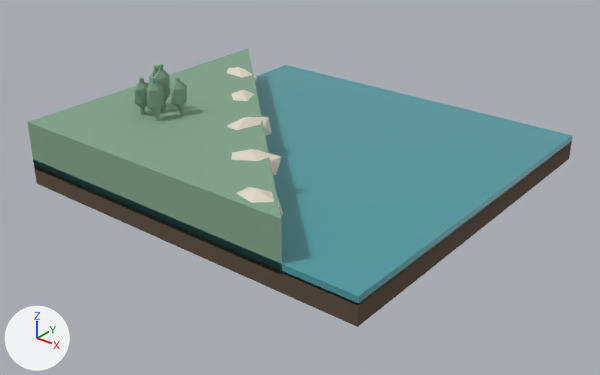
Two versions of the glTF model game/art/diorama/environment/bank_corner_outer.glb, one commit apart.
One viewpoint serves both versions: a camera (50 mm lens) standing at (1.164, -1.5, 0.873) and looking at (0.022, -0.073, -0.012). The axes (+X, +Y, +Z) are drawn at lower left. The lights are the same throughout. The picture after the commit comes second. Vertices at exactly the same position are counted once.

In view in the first picture: 'bank_corner_outer leaf', 'bank_corner_outer mist', 'bank_corner_outer pine', 'bank_corner_outer soil', 'bank_corner_outer water'.
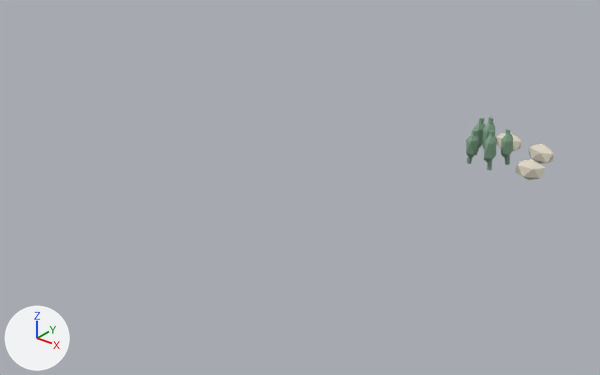
What differs and where, as boxes (x1, y1, x2, y2) in the pictures (600 x 375 px; the box of a moved part takes in the faces that stretch with it):
'bank_corner_outer water', deleted (cyan)
    before: (33, 65, 573, 306)
'bank_corner_outer pine', reshaped (83% narrower, 76% shorter)
    before: (27, 49, 282, 275)
    after: (467, 117, 510, 170)
'bank_corner_outer soil', deleted
    before: (34, 141, 572, 327)
'bank_corner_outer mist', reshaped
    before: (227, 67, 283, 215)
    after: (496, 133, 554, 180)
'bank_corner_outer leaf', moved
    before: (134, 69, 187, 113)
    after: (466, 122, 513, 163)
part 2 of me_outer_bend_earth_005, moved or reshaped
    before: (227, 67, 257, 82)
    after: (529, 144, 554, 164)
part 3 of me_outer_bend_earth_005, added
    after: (496, 133, 522, 151)
part 4 of me_outer_bend_earth_005, added (pale yellow)
    after: (514, 159, 545, 180)
part 5 of me_outer_bend_earth_005, deleted (pale yellow)
    before: (236, 187, 283, 215)
part 6 of me_outer_bend_earth_005, deleted (mostly hidden)
    before: (231, 90, 258, 101)
part 7 of me_outer_bend_earth_005, deleted (pale yellow)
    before: (231, 149, 281, 175)
part 8 of me_outer_bend_earth_005, deleted (pale yellow)
    before: (227, 117, 271, 136)
part 9 of me_outer_bend_earth_004, moved or reshaped
    before: (139, 77, 145, 115)
    after: (467, 130, 477, 164)
part 10 of me_outer_bend_earth_004, moved or reshaped
    before: (151, 77, 161, 121)
    after: (487, 130, 494, 170)
part 11 of me_outer_bend_earth_004, moved or reshaped
    before: (158, 64, 166, 112)
    after: (484, 117, 494, 161)
part 12 of me_outer_bend_earth_004, moved or reshaped
    before: (175, 77, 185, 115)
    after: (505, 129, 510, 165)
part 13 of me_outer_bend_earth_004, moved or reshaped
    before: (154, 65, 158, 72)
    after: (475, 117, 484, 155)
part 14 of me_outer_bend_earth_004, deleted
    before: (27, 49, 282, 275)

The change, as a list of edits to the scene's bpy script:
```text
Change me_outer_bend_earth_001:
    remove me_outer_bend_earth_001.from_pydata(...)  # 60 vertices, 100 faces; spans x -0.3268..-0.2174, y -0.2971..-0.1879, z 0.1718..0.2727
    add me_outer_bend_earth_001.from_pydata(...)  # 60 vertices, 100 faces; spans x 0.2632..0.3726, y 0.2629..0.3721, z 0.0118..0.1127
    me_outer_bend_earth_001 part 1: the whole mesh is moved by (0.59, 0.56, -0.16)
Change me_outer_bend_earth_004:
    remove me_outer_bend_earth_004.from_pydata(...)  # 76 vertices, 128 faces; spans x -0.475..0.3, y -0.475..0.3, z 0.04..0.276
    add me_outer_bend_earth_004.from_pydata(...)  # 70 vertices, 120 faces; spans x 0.264..0.371, y 0.279..0.356, z -0.001..0.116
    me_outer_bend_earth_004 part 9: the loose piece of 14 vertices spanning x -0.311..-0.292, y -0.275..-0.264, z 0.16..0.251 is moved by (0.59, 0.56, -0.16)
    me_outer_bend_earth_004 part 10: the loose piece of 14 vertices spanning x -0.256..-0.239, y -0.281..-0.27, z 0.16..0.264 is moved by (0.59, 0.56, -0.16)
    me_outer_bend_earth_004 part 11: the loose piece of 14 vertices spanning x -0.286..-0.272, y -0.23..-0.219, z 0.16..0.276 is moved by (0.59, 0.56, -0.16)
    me_outer_bend_earth_004 part 12: the loose piece of 14 vertices spanning x -0.24..-0.219, y -0.221..-0.21, z 0.159..0.252 is moved by (0.59, 0.56, -0.16)
    me_outer_bend_earth_004 part 13: the loose piece of 14 vertices spanning x -0.326..-0.304, y -0.215..-0.204, z 0.159..0.264 is moved by (0.59, 0.56, -0.16)
    me_outer_bend_earth_004 part 14: the loose piece of 6 vertices spanning x -0.475..0.3, y -0.475..0.3, z 0.04..0.16 is deleted
Change me_outer_bend_earth_005:
    remove me_outer_bend_earth_005.from_pydata(...)  # 60 vertices, 100 faces; spans x -0.404..0.258, y -0.468..0.152, z 0.105..0.175
    add me_outer_bend_earth_005.from_pydata(...)  # 36 vertices, 60 faces; spans x 0.283..0.476, y 0.287..0.461, z -0.01..0.046
    me_outer_bend_earth_005 part 2: the loose piece of 12 vertices spanning x -0.404..-0.276, y 0.068..0.152, z 0.105..0.175 is scaled about its middle by (-0.563, -0.556, 0.8), then moved by (0.76, 0.31, -0.122)
    me_outer_bend_earth_005 part 3: a new loose piece, an icosphere of 20 faces spanning x 0.283..0.357, y 0.419..0.461, z -0.01..0.046, in mat_mist (pale yellow #e0d8c6)
    me_outer_bend_earth_005 part 4: the loose piece of 12 vertices spanning x -0.404..-0.276, y 0.068..0.152, z 0.105..0.175 is copied, and the copy is scaled about its middle by (-0.563, 0.556, 0.8), then moved by (0.78, 0.2, -0.122); it spans x 0.404..0.476, y 0.287..0.333, z -0.01..0.046
    me_outer_bend_earth_005 part 5: the loose piece of 12 vertices spanning x 0.142..0.258, y -0.468..-0.392, z 0.105..0.175 is deleted
    me_outer_bend_earth_005 part 6: the loose piece of 12 vertices spanning x -0.252..-0.158, y -0.077..0.027, z 0.105..0.175 is deleted
    me_outer_bend_earth_005 part 7: the loose piece of 12 vertices spanning x 0.01..0.12, y -0.348..-0.242, z 0.105..0.175 is deleted
    me_outer_bend_earth_005 part 8: the loose piece of 12 vertices spanning x -0.111..-0.029, y -0.232..-0.088, z 0.105..0.175 is deleted
Remove ob_bank_corner_outer_soil:
    ob_bank_corner_outer_soil = bpy.data.objects.new('bank_corner_outer soil', me_outer_bend_earth_002)
Remove ob_bank_corner_outer_water:
    ob_bank_corner_outer_water = bpy.data.objects.new('bank_corner_outer water', me_outer_bend_earth_003)
```
